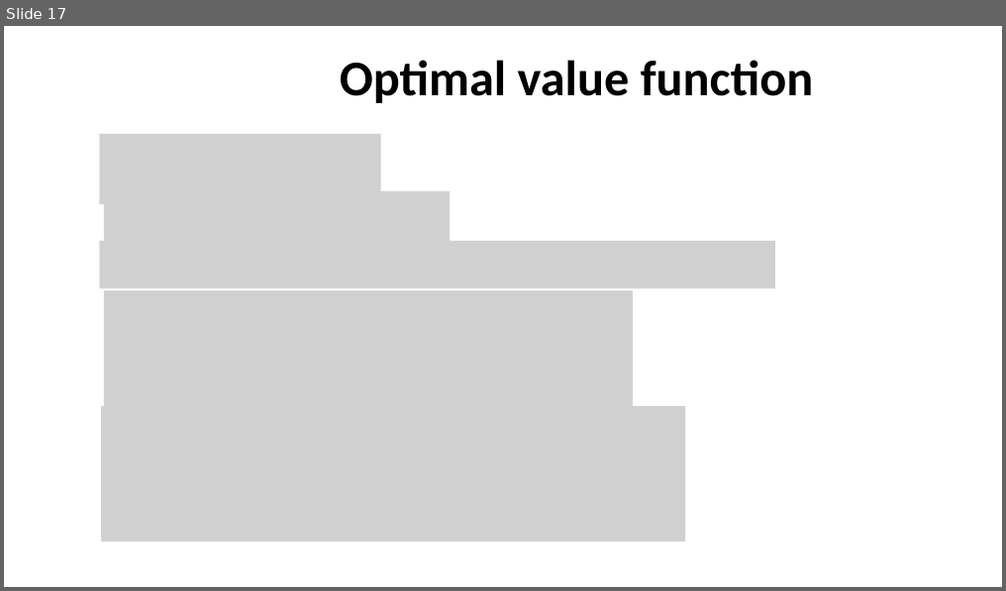
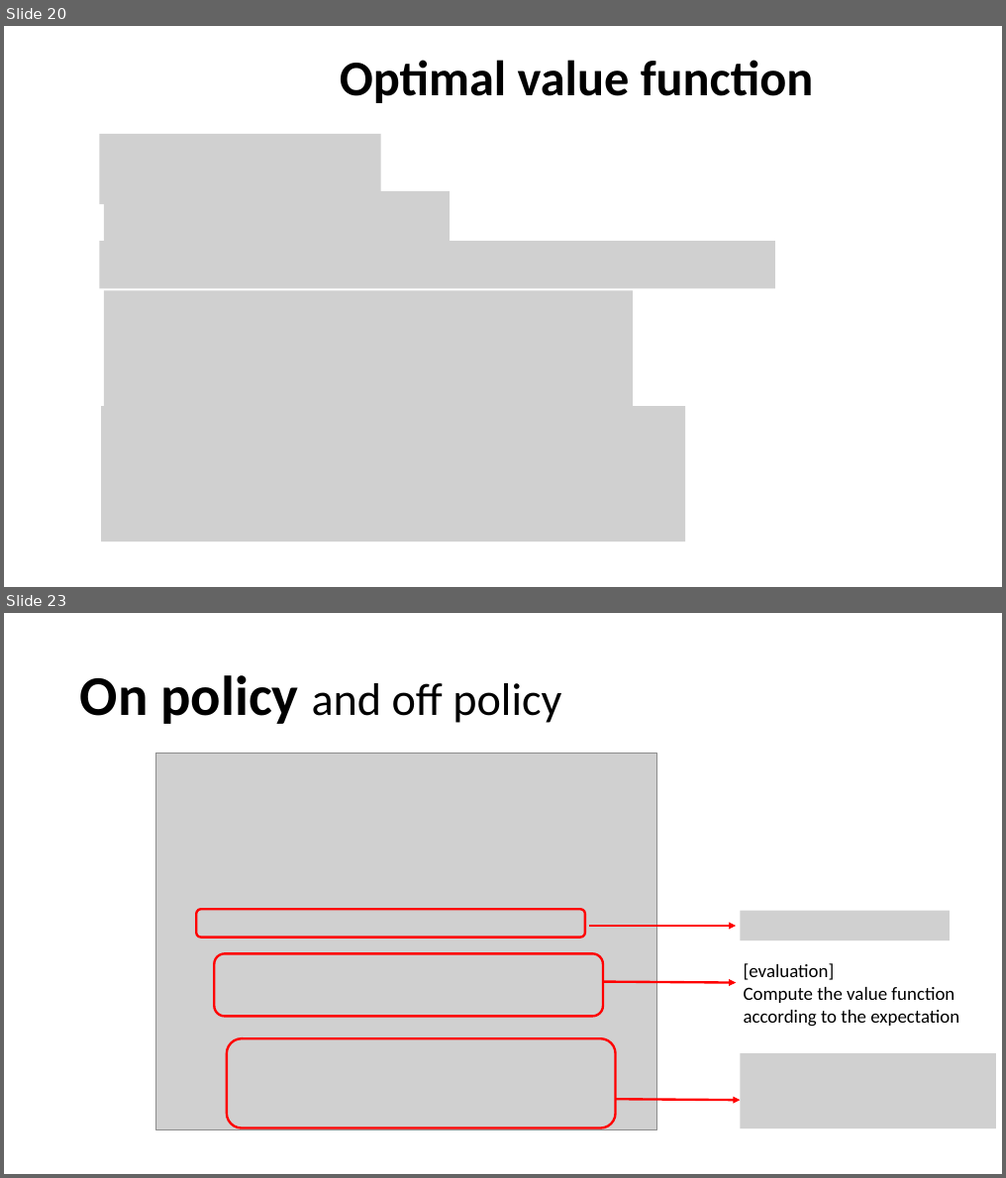
Before and after one commit to xfdywy/RL, a slide deck: FirstSeminar/firstseminar.pptx. Shown one above the other, each under a label of ours: slide 17 before the commit, slides 20 and 23 after it; the slides between them are not shown. The pictures are 1006x591 and 1006x1178 pixels, drawn with LibreOffice and Linux fonts; fonts in the diff are those of the drawing; grey boxes stand for pictures. Boxes give left, top, right and bottom in pixels: in the first picture for what was removed or moved away, otherwise in the second. Text is boxed around its words. In the diff, an @@ line names an element or a change of style, - is before the commit and + after.

```diff
--- a/FirstSeminar/firstseminar.pptx
+++ b/FirstSeminar/firstseminar.pptx
@@ slide 23 added at bbox=[4, 613, 1002, 1174], background #FFFFFF @@
@@ title added at bbox=[80, 675, 561, 724], 44 pt, text #000000 @@
+On policy and off policy
@@ picture added at bbox=[156, 753, 656, 1131] @@
@@ rounded rectangle added at bbox=[196, 909, 585, 938], outline #FF0000 2.25 pt @@
@@ arrow added from (589, 926) to (737, 926), #FF0000 2.25 pt @@
@@ picture added at bbox=[740, 911, 949, 941] @@
@@ rounded rectangle added at bbox=[214, 954, 603, 1016], outline #FF0000 2.25 pt @@
@@ text added at bbox=[744, 963, 959, 1027], 18 pt, text #000000 @@
+[evaluation]
+Compute the value function according to the expectation
@@ arrow added from (603, 982) to (737, 983), #FF0000 2.25 pt @@
@@ rounded rectangle added at bbox=[227, 1039, 615, 1128], outline #FF0000 2.25 pt @@
@@ picture added at bbox=[740, 1054, 996, 1129] @@
@@ arrow added from (616, 1100) to (740, 1100), #FF0000 2.25 pt @@
@@ what was slide 17 is now slide 20 @@
```
Also in this commit, not shown: 4 slides changed, 7 other slides added.
